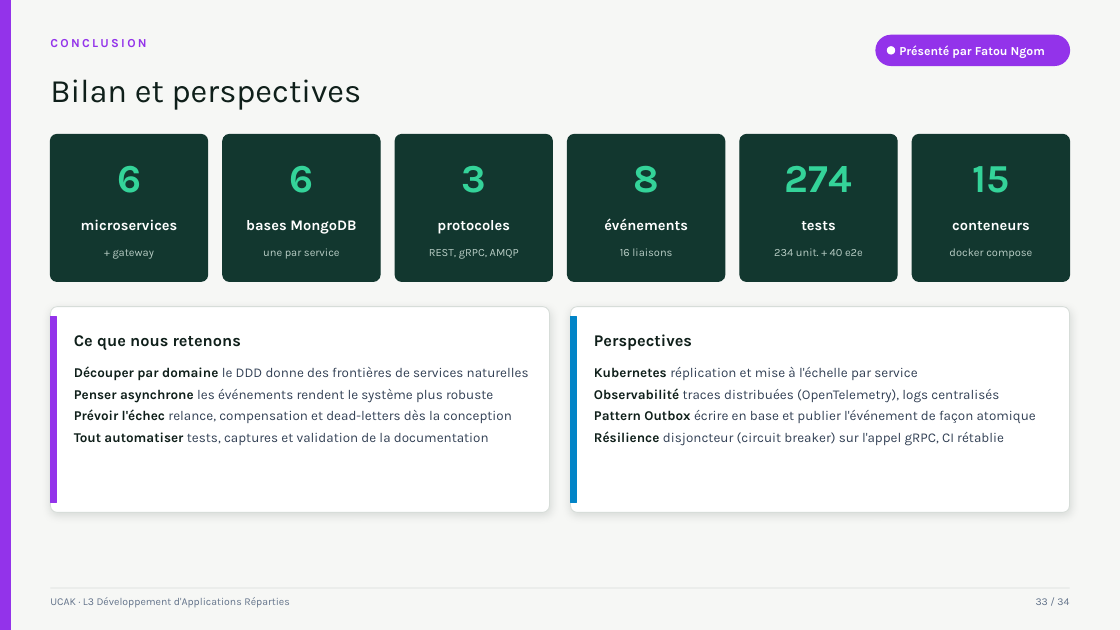
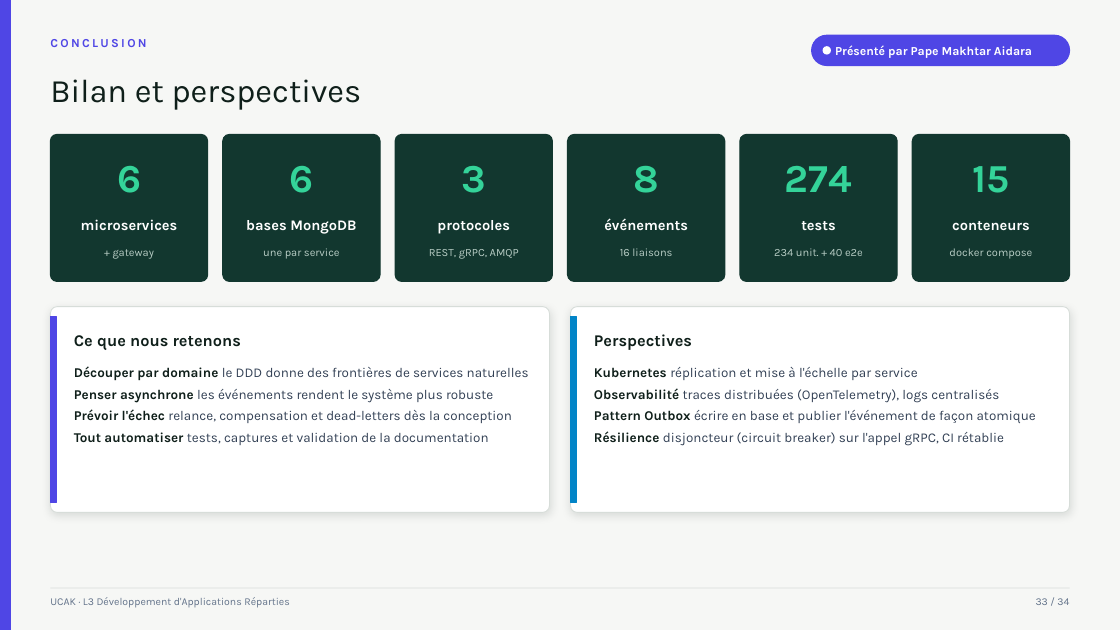
Before and after one commit to makhtar2/tp-microservices-evaluations, a slide deck: slide 33 of presentation/Soutenance-Plateforme-Evaluations.pptx. Drawn at 1120x630 pixels with LibreOffice and Linux fonts; fonts in the diff are those of the drawing. Boxes give left, top, right and bottom in pixels: in the first picture for what was removed or moved away, otherwise in the second. Text is boxed around its words. In the diff, an @@ line names an element or a change of style, - is before the commit and + after.

Commit message:
docs(presentation): support régénéré, cinq présentateurs et encadrement par Fatou Ngom

```diff
--- a/presentation/Soutenance-Plateforme-Evaluations.pptx
+++ b/presentation/Soutenance-Plateforme-Evaluations.pptx
@@ text "CONCLUSION" at [50, 39, 146, 47]: text colour #9333EA to #4F46E5 @@
@@ fill #9333EA to #4F46E5; outline #9333EA 1 pt to #4F46E5 1 pt in 3 elements at [0, 0, 10, 630], [50, 317, 56, 502], [812, 35, 1070, 66] @@
@@ rounded rectangle: place and size @@
-rounded rectangle at [876, 35, 1070, 66]
+rounded rectangle at [812, 35, 1070, 66]
@@ ellipse: place and size @@
-ellipse at [887, 46, 896, 55]
+ellipse at [823, 46, 831, 55]
@@ text at [835, 45, 1032, 58]: text changed @@
-Présenté par Fatou Ngom
+Présenté par Pape Makhtar Aidara
```
Also in this commit, not shown: 25 other slides changed.
